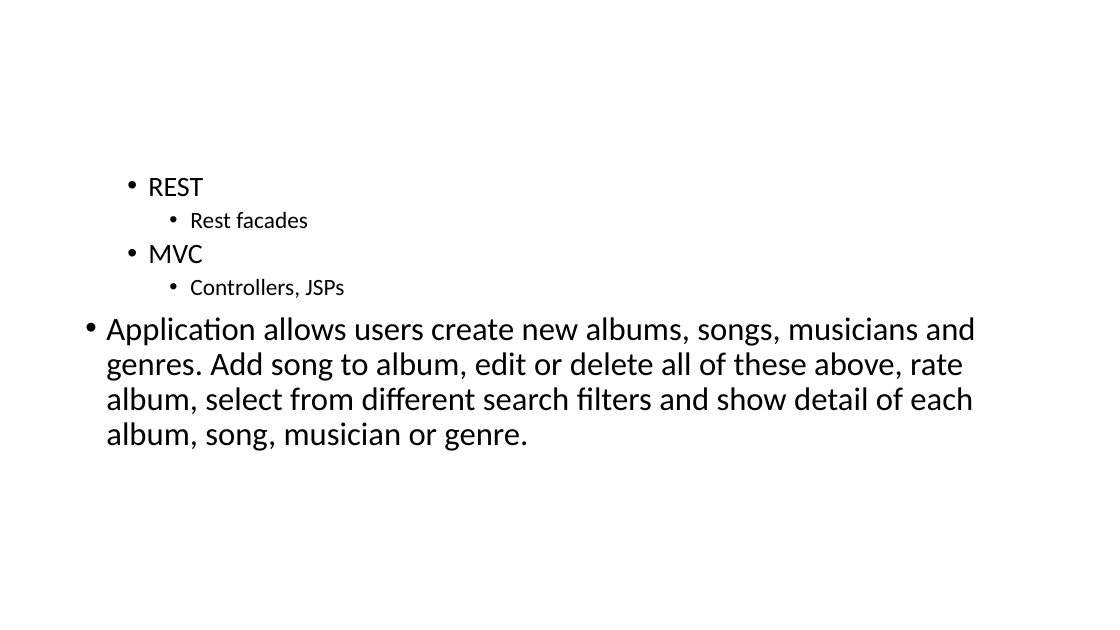
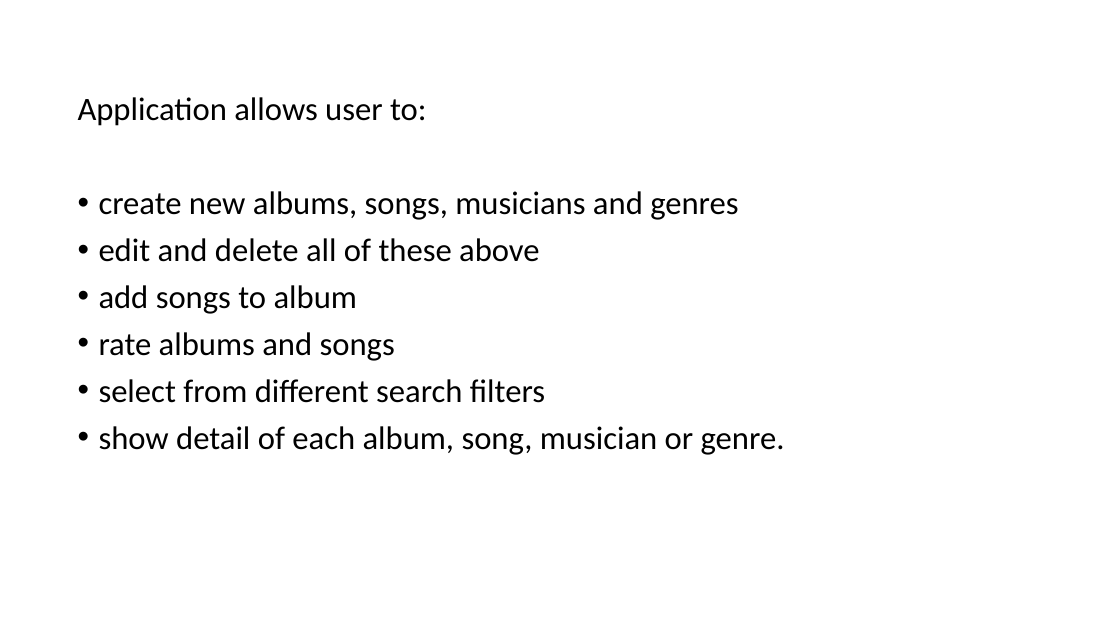
Before and after one commit to Funzi/Music-Library, a slide deck: slide 3 of prezentace.pptx. Drawn at 1120x630 pixels with LibreOffice and Linux fonts; fonts in the diff are those of the drawing. Boxes give left, top, right and bottom in pixels: in the first picture for what was removed or moved away, otherwise in the second. Text is boxed around its words. In the diff, an @@ line names an element or a change of style, - is before the commit and + after.

Commit message:
changes to presentation

```diff
--- a/prezentace.pptx
+++ b/prezentace.pptx
@@ text at box(78, 97, 785, 455): text changed @@
-  • REST
-    • Rest facades
-  • MVC
-    • Controllers, JSPs
-• Application allows users create new albums, songs, musicians and genres. Add song to album, edit or delete all of these above, rate album, select from different search filters and show detail of each album, song, musician or genre.
+Application allows user to:
+• create new albums, songs, musicians and genres
+• edit and delete all of these above
+• add songs to album
+• rate albums and songs
+• select from different search filters
+• show detail of each album, song, musician or genre.
```
Also in this commit, not shown: 3 other slides changed.
